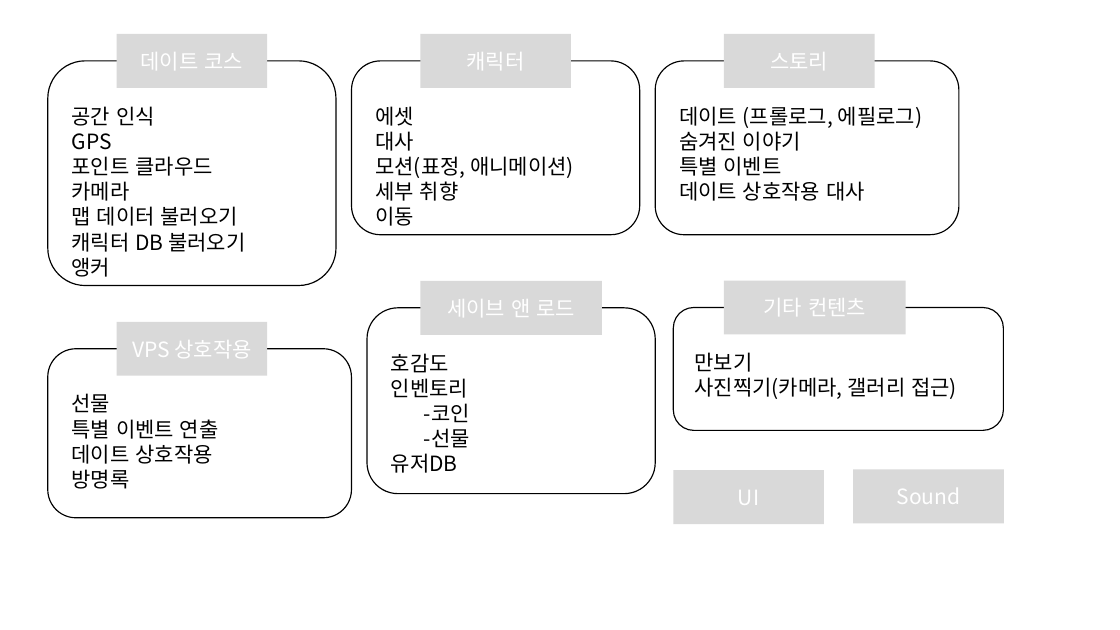
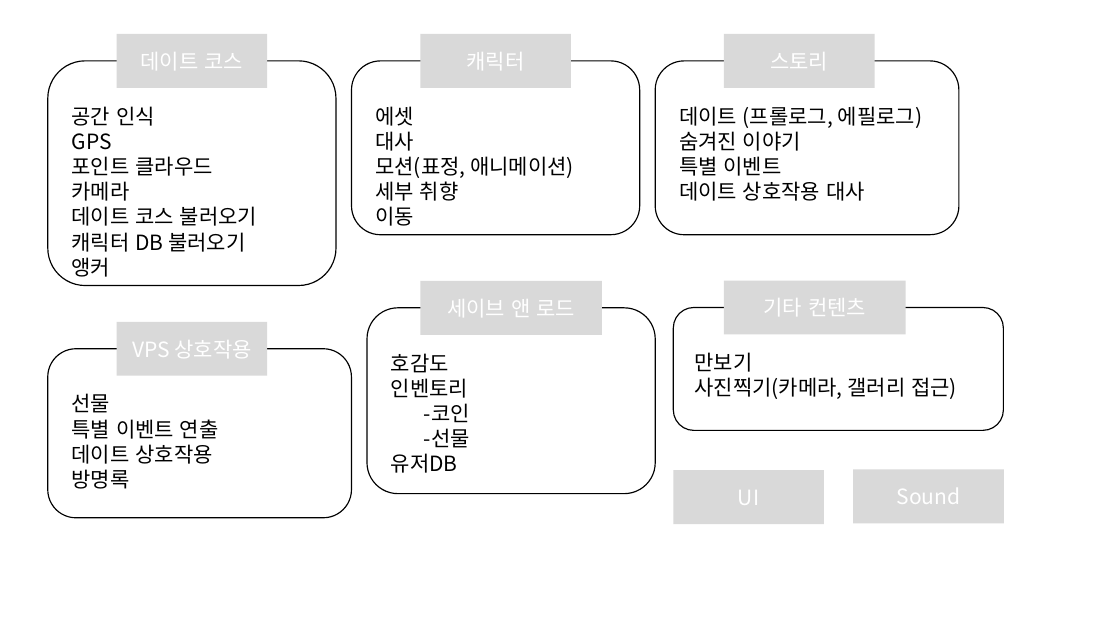
Before and after one commit to Kjaeseong/RocketTeamDocu, a slide deck: slide 2 of 기타 파일/1011일정.pptx. Drawn at 1120x630 pixels with LibreOffice and Linux fonts; fonts in the diff are those of the drawing. Boxes give left, top, right and bottom in pixels: in the first picture for what was removed or moved away, otherwise in the second. Text is boxed around its words. In the diff, an @@ line names an element or a change of style, - is before the commit and + after.

```diff
--- a/기타 파일/1011일정.pptx
+++ b/기타 파일/1011일정.pptx
@@ text at <box>72,206,257,226</box>: text changed @@
-맵 데이터 불러오기
+데이트 코스 불러오기
```
Also in this commit, not shown: 1 other slide changed, 2 other files.
